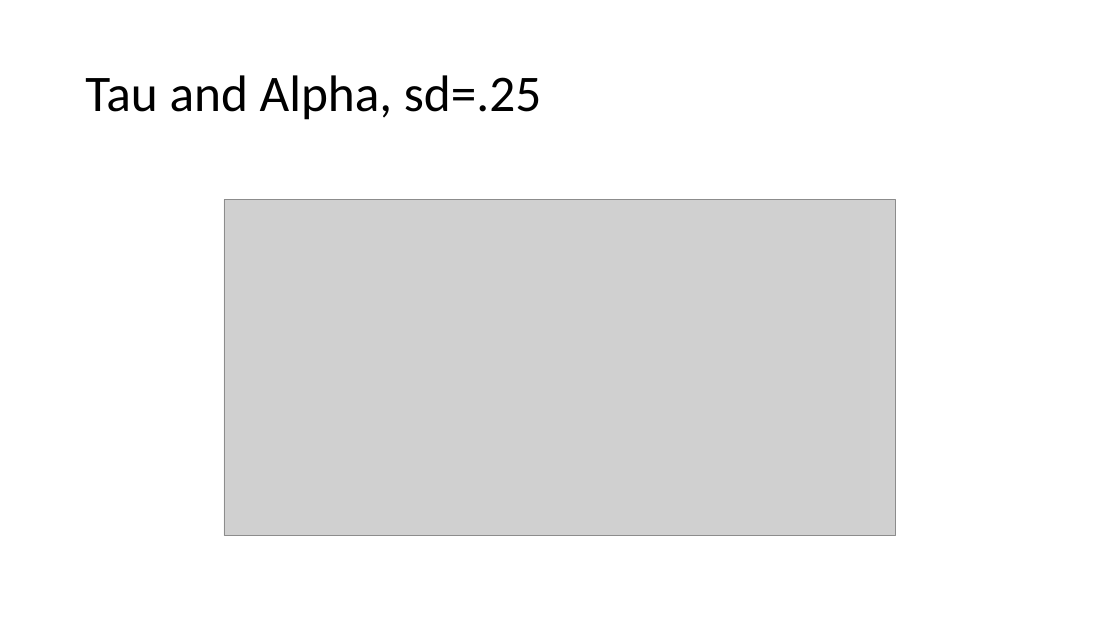
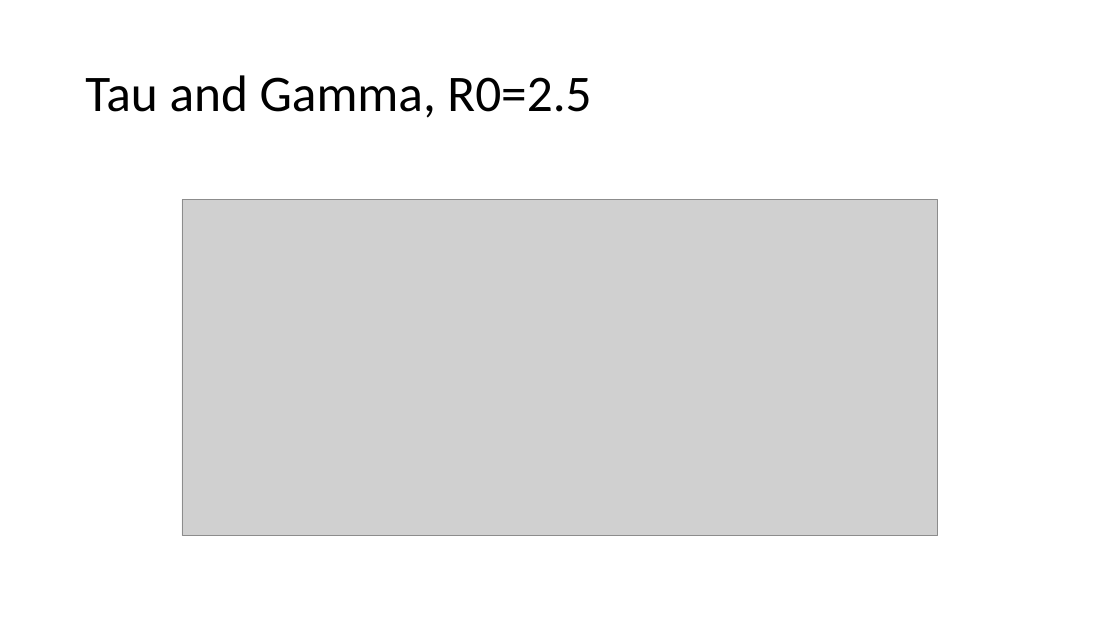
Before and after one commit to asbeagle/newGEM_SIR, a slide deck: slide 5 of someplotz.pptx (slide 3 before the commit). Drawn at 1120x630 pixels with LibreOffice and Linux fonts; fonts in the diff are those of the drawing; grey boxes stand for pictures. Boxes give left, top, right and bottom in pixels: in the first picture for what was removed or moved away, otherwise in the second. Text is boxed around its words. In the diff, an @@ line names an element or a change of style, - is before the commit and + after.

```diff
--- a/someplotz.pptx
+++ b/someplotz.pptx
@@ title at (85,75,591,118): text changed @@
-Tau and Alpha, sd=.25
+Tau and Gamma, R0=2.5
@@ picture: place and size @@
-picture at (224,200,897,536)
+picture at (182,200,939,536)
```
Also in this commit, not shown: 9 other slides changed, 5 slides added, 1 slide removed, 3 other files.
